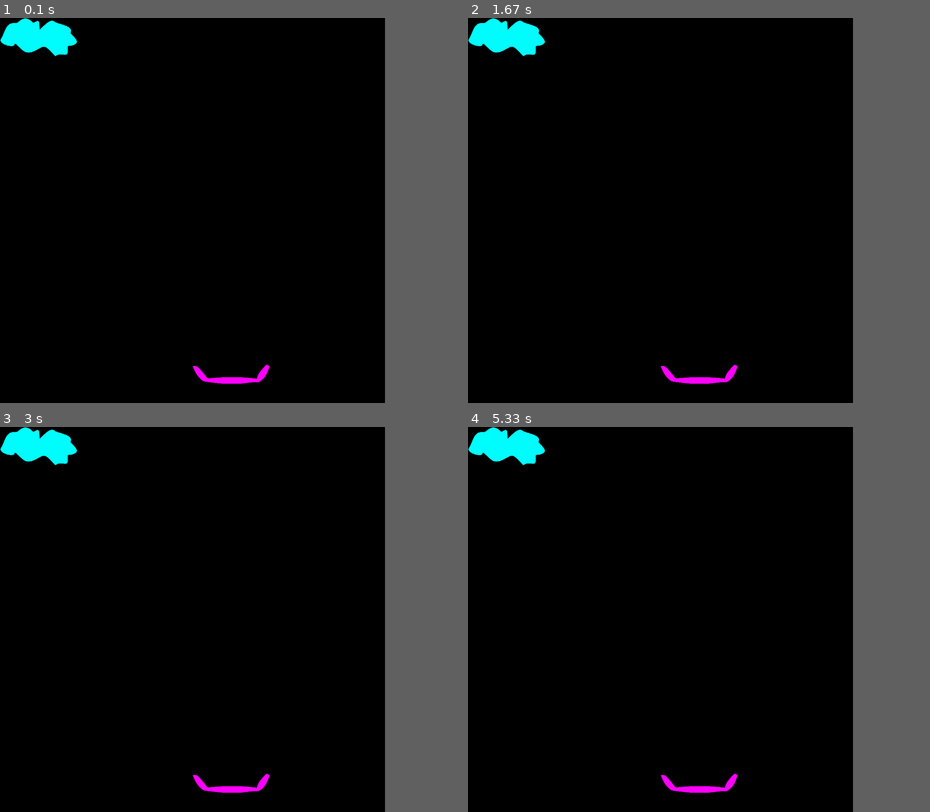
Above: before the commit, frames 1-4 (two rows, left to right).
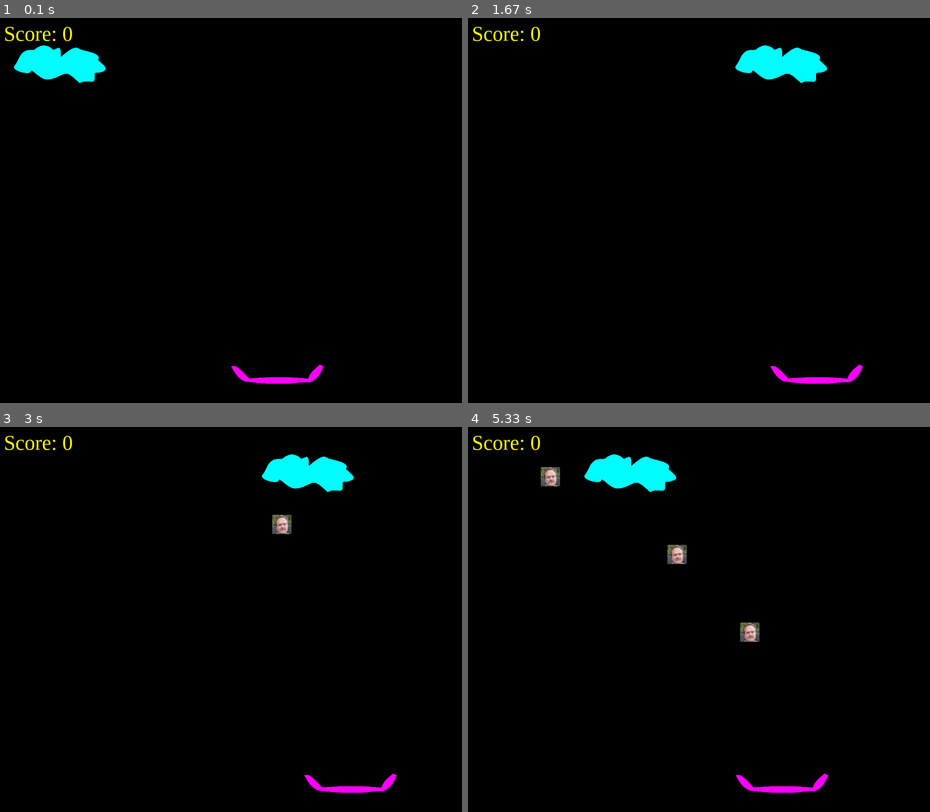
Above: after the commit, the same moments.

Repository: ekim197711/pygameDemo
Game: pygame game, started from main.py
Two runs of this game, one before a commit and one after it. Both use one fixed random seed, a clock stepped at 60 frames per second and the inputs below.
Inputs:
- Up to frame 1 (0.1 s): no input
- Up to frame 2 (1.67 s): hold Right 0.33-0.8 s; hold Right 0.83-1.3 s; hold Left from 1.33 s (still down)
- Up to frame 3 (3 s): release Left at 1.87 s; hold Left 1.9-2.3 s; hold Right 2.33-2.97 s
- Up to frame 4 (5.33 s): hold Left 3-3.47 s; hold Right 3.5-3.97 s; hold Right 4-4.47 s; hold Left 4.5-5.03 s; hold Left from 5.07 s (still down)
In our replay, the window is 750x750 before the commit and 900x750 after it. These sizes can differ from the game's own. Grey fills any space a smaller window leaves; there, only what the larger window draws over its background counts as a difference.

The runs differ from the first frame. In frame 1, 2.8% of the frame differs, in the area x 0-70%, y 0-96%; in frame 2, 3.0%; in frame 3, 3.2%; in frame 4, 3.6%, in the area x 0-78%, y 0-96%.

Commit message:
game now works!

Diff:
--- /dev/null
+++ b/gameobject/cloud_mover.py
@@ -0,0 +1,22 @@
+import gameobject
+from gameobject.gameobject import GameObject
+
+
+class CloudMover:
+    cloud: GameObject
+    x_direction: int = 1
+    screen_width: int
+    cloud_velocity = 7
+
+    def __init__(self, _cloud: GameObject, _screen_width: int, _screen):
+        self.cloud = _cloud
+        self.screen_width = _screen_width
+        self.screen = _screen
+
+    def move(self):
+        self.cloud.move(self.x_direction*self.cloud_velocity, 0)
+        if self.x_direction > 0 and self.cloud.position[0] >= (self.screen_width - self.cloud.image.get_width()):
+           self.x_direction = -1
+        if self.x_direction < 0 and self.cloud.position[0] <= 0:
+           self.x_direction = 1
+        self.cloud.draw(self.screen)
--- /dev/null
+++ b/gameobject/face_collision.py
@@ -0,0 +1,36 @@
+import pygame
+
+from gameobject.face_spawner import FaceSpawner
+from gameobject.gameobject import GameObject
+from gameobject.jukebox import JukeBox
+from gameobject.score import Score
+
+
+class FaceCollision:
+    face_spawner: FaceSpawner
+    cushion: GameObject
+    score: Score
+    jukebox: JukeBox
+    screenheight: int
+
+    def __init__(self, _face_spawner, _cushion, _score, _jukebox, _screenheight):
+        self.face_spawner = _face_spawner
+        self.cushion = _cushion
+        self.score = _score
+        self.jukebox = _jukebox
+        self.screenheight = _screenheight
+
+    def check_for_collision(self):
+        for face in self.face_spawner.faces:
+            facerect = pygame.Rect(face.position[0], face.position[1], face.image.get_width(), face.image.get_height())
+            cousinrect = pygame.Rect(self.cushion.position[0], self.cushion.position[1], self.cushion.image.get_width(),
+                                     self.cushion.image.get_height())
+
+            if face.position[1] >= self.screenheight:
+                self.jukebox.play_not_good()
+                self.score.value -= 2;
+                self.face_spawner.destroy_face(face)
+            elif (facerect.colliderect(cousinrect)):
+                self.jukebox.play_good()
+                self.score.value += 10;
+                self.face_spawner.destroy_face(face)
--- /dev/null
+++ b/gameobject/face_spawner.py
@@ -0,0 +1,33 @@
+from gameobject.gameobject import GameObject
+
+
+class FaceSpawner:
+    screen = None
+    faces = []
+    frequency = 200
+    count_down = frequency
+    cloud = None
+    jukebox = None
+
+    def __init__(self, screen, cloud, jukebox):
+        self.screen = screen
+        self.cloud = cloud
+        self.jukebox = jukebox
+
+    def maybe_spawn(self):
+        self.count_down -= 1
+        if self.count_down <= 0:
+            self.count_down = self.frequency
+            self.faces.append(GameObject("assets\\MikesAnsigt.png", (50, 50), self.cloud.position))
+            self.jukebox.play_spawn()
+        else:
+            self.count_down -= 1
+        self.move_all()
+
+    def move_all(self):
+        for face in self.faces:
+            face.move(0, 2)
+            face.draw(self.screen)
+
+    def destroy_face(self, face):
+        self.faces.remove(face)
--- a/gameobject/game_object.py
+++ b/gameobject/gameobject.py
@@ -2,7 +2,7 @@
 from pygame.rect import Rect
 
 
-class game_object:
+class GameObject:
     image = None
     position = (0, 0)
     velocity = (1, 1)
@@ -12,5 +12,8 @@
         self.image = pygame.transform.scale(self.image, _scale)
         self.position = _position
 
+    def move(self, x: int, y: int):
+        self.position = (self.position[0] + x*self.velocity[0], self.position[1] + y*self.velocity[1])
+
     def draw(self, screen):
-        screen.blit(self.image, self.position )
+        screen.blit(self.image, self.position)
--- /dev/null
+++ b/gameobject/jukebox.py
@@ -0,0 +1,30 @@
+import pygame
+
+
+class JukeBox:
+    snd_cork = None
+    snd_firecracker = None
+    snd_bell = None
+    snd_game_start = None
+
+    def __init__(self):
+        pygame.mixer.init()
+        self.snd_cork = pygame.mixer.Sound('assets\\FOODGware_Champagne.wav')
+        self.snd_firecracker = pygame.mixer.Sound('assets\\FRWKRec_Firecracker.wav')
+        self.snd_bell = pygame.mixer.Sound('assets\\BELLHand_Bell_bike_5.wav')
+        self.snd_game_start = pygame.mixer.Sound('assets\\BELLHand_Bell_bike_5.wav')
+
+    def play_not_good(self):
+        self.snd_firecracker.play()
+
+    def play_spawn(self):
+        self.snd_cork.play()
+
+    def play_good(self):
+        self.snd_bell.play()
+
+    def play_game_start(self):
+        self.snd_bell.play()
+
+    def play_game_end(self):
+        self.snd_firecracker.play()
--- /dev/null
+++ b/gameobject/score.py
@@ -0,0 +1,19 @@
+import pygame
+
+
+class Score:
+    value = 0
+    font = None
+    scoreText = ""
+
+    def __init__(self):
+        self.value = 0
+        self.font = pygame.font.SysFont("Times New Roman", 54)
+        self.scoreText = self.font.render("Score: 0", 1, (255, 255, 0))
+
+    def faceCaptured(self):
+        self.value += 1
+
+    def draw(self, screen):
+        self.scoreText = self.font.render("Score: " + str(self.value), 1, (255, 255, 0))
+        screen.blit(self.scoreText, (10, 10))
--- a/main.py
+++ b/main.py
@@ -1,43 +1,71 @@
 import pygame
 
-from gameobject.game_object import game_object
+from gameobject.cloud_mover import CloudMover
+from gameobject.face_collision import FaceCollision
+from gameobject.face_spawner import FaceSpawner
+from gameobject.gameobject import GameObject
+from gameobject.jukebox import JukeBox
+from gameobject.score import Score
 
 
 def run_game():
+    FRAMES_PER_SECOND = 60
+    WIDTH = 1200
+    HEIGHT = 1000
+
     pygame.init()
     logo = pygame.image.load("assets\MikesAnsigt32x32.png")
     pygame.display.set_icon(logo)
     pygame.display.set_caption("Mikes game")
-    WIDTH=1000
-    HEIGHT=1000
     screen = pygame.display.set_mode((WIDTH, HEIGHT))
+    clock = pygame.time.Clock()
+
     running = True
-    clock = pygame.time.Clock()
-    FRAMES_PER_SECOND = 60
+
     gameobjects = {}
-    gameobjects["cloud"] = game_object("assets\\cloud497x235.png", (WIDTH*0.2, HEIGHT*0.1), (0, 0))
-    gameobjects["cousin"] = game_object("assets\\cusion735x208.png", (WIDTH*0.2, HEIGHT*0.05), (WIDTH/2, HEIGHT-100))
-    pygame.mixer.init()
-    sndCork = pygame.mixer.Sound('assets\\FOODGware_Champagne.wav')
-    sndFirecracker = pygame.mixer.Sound('assets\\FRWKRec_Firecracker.wav')
-    sndBell = pygame.mixer.Sound('assets\\BELLHand_Bell_bike_5.wav')
+    gameobjects["cloud"] = GameObject("assets\\cloud497x235.png", (WIDTH * 0.2, HEIGHT * 0.1), (0, 70))
+    gameobjects["cousin"] = GameObject("assets\\cusion735x208.png", (WIDTH * 0.2, HEIGHT * 0.05),
+                                       (WIDTH / 2, HEIGHT - 100))
+    gameobjects["cousin"].velocity = (5, 5)
+
+    cloud_mover = CloudMover(gameobjects["cloud"], WIDTH, screen)
+
+    jukebox = JukeBox()
+    jukebox.play_game_start()
+
+    face_spawner = FaceSpawner(screen, gameobjects["cloud"], jukebox)
+    score = Score()
+
+    face_collision = FaceCollision(face_spawner, gameobjects["cousin"], score, jukebox, HEIGHT)
     while running:
         clock.tick(FRAMES_PER_SECOND)
+        cloud_mover.move()
         screen.fill((0, 0, 0))
         for key, gameobj in gameobjects.items():
             gameobj.draw(screen)
+        face_spawner.maybe_spawn()
+        score.draw(screen)
         pygame.display.flip()
+        face_collision.check_for_collision()
+        keys = pygame.key.get_pressed()
+        if keys[pygame.K_LEFT]:
+            gameobjects["cousin"].move(-1, 0)
+        if keys[pygame.K_RIGHT]:
+            gameobjects["cousin"].move(+1, 0)
+
         for event in pygame.event.get():
             if event.type == pygame.KEYDOWN:
                 if event.key == pygame.K_LEFT:
                     print("left")
-                    sndCork.play()
+                    # gameobjects["cousin"].move(-1, 0)
+
                 if event.key == pygame.K_RIGHT:
                     print("right")
-                    sndFirecracker.play()
+                    # gameobjects["cousin"].move(1, 0)
 
             if event.type == pygame.QUIT:
                 running = False
+                jukebox.play_game_end()
 
 
 if __name__ == '__main__':
